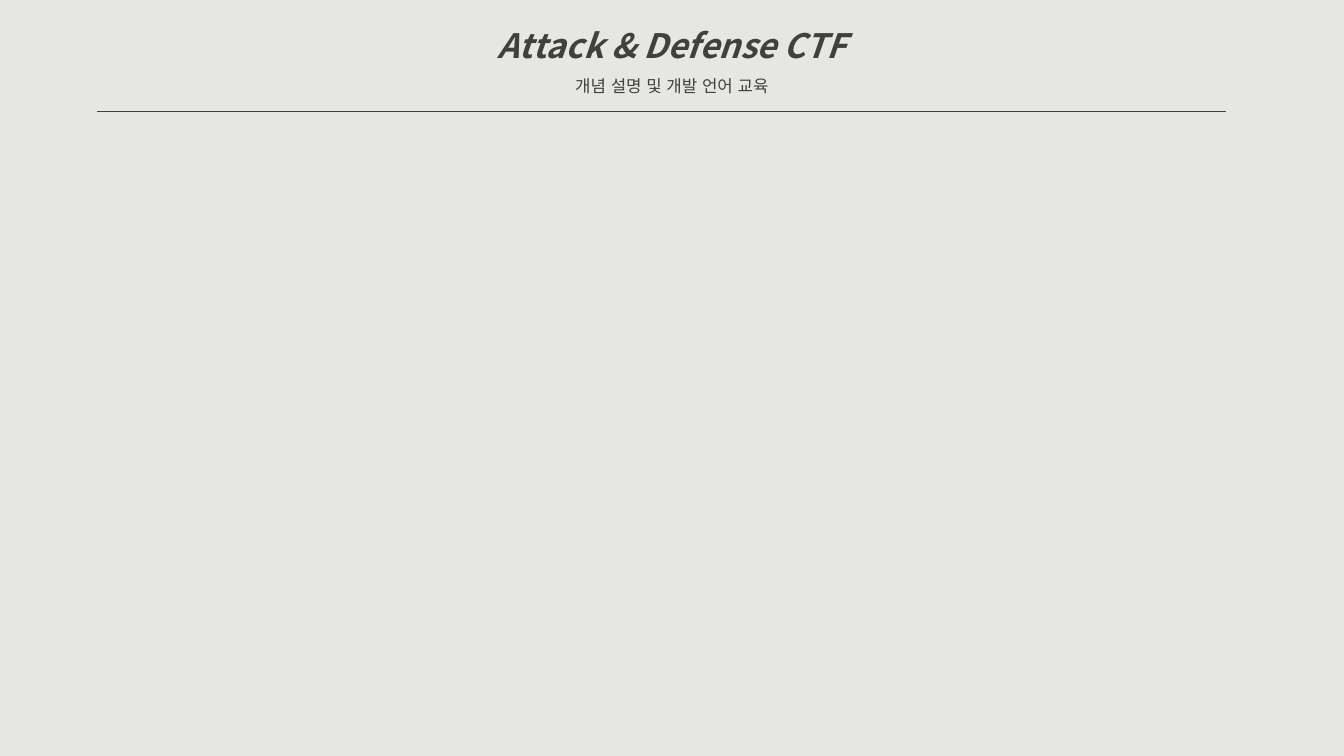
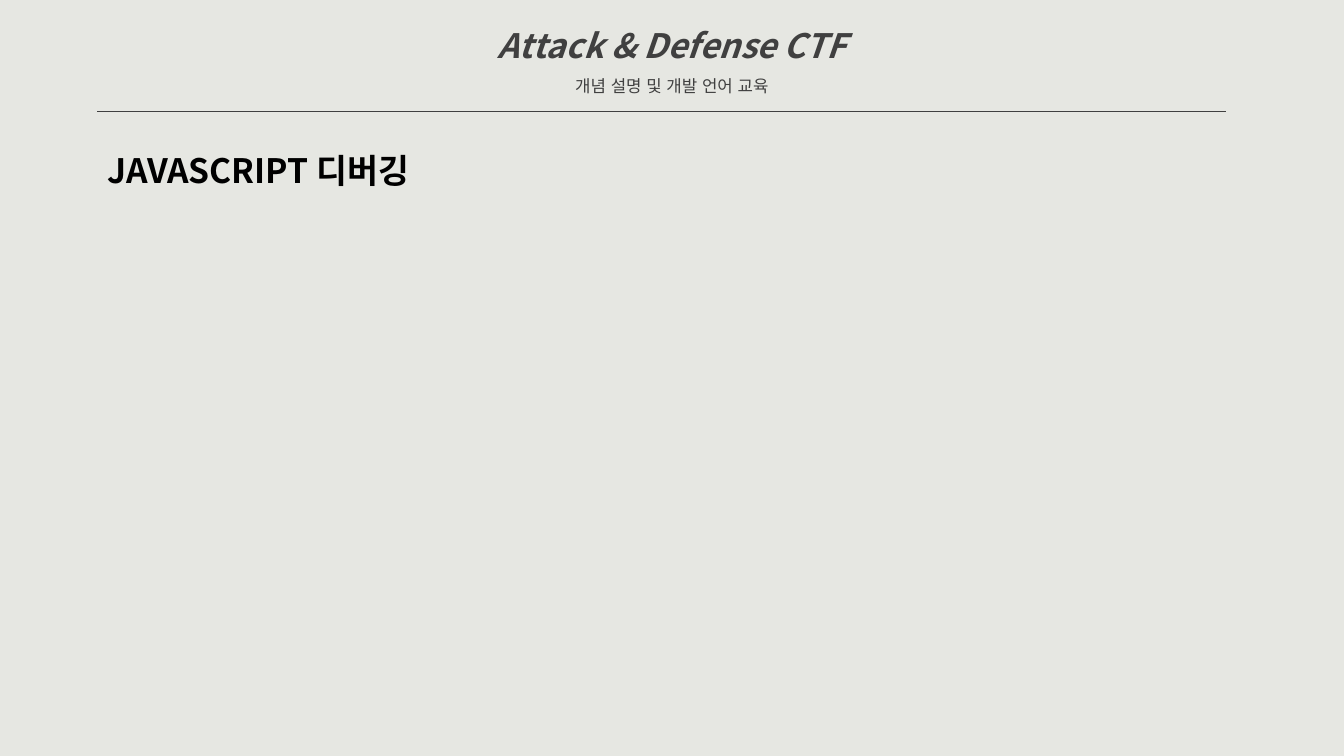
Before and after one commit to raxkson/kisec, a slide deck: slide 27 of Doc/Attack&Defense CTF-dev.pptx (slide 5 before the commit). Drawn at 1344x756 pixels with LibreOffice and Linux fonts; fonts in the diff are those of the drawing. Boxes give left, top, right and bottom in pixels: in the first picture for what was removed or moved away, otherwise in the second. Text is boxed around its words. In the diff, an @@ line names an element or a change of style, - is before the commit and + after.

```diff
--- a/Doc/Attack&Defense CTF-dev.pptx
+++ b/Doc/Attack&Defense CTF-dev.pptx
@@ text added at bbox=[107, 154, 409, 186], 24 pt, text #000000, bold @@
+JAVASCRIPT 디버깅
```
Also in this commit, not shown: 5 other slides changed, 56 slides added, 1 slide removed.
